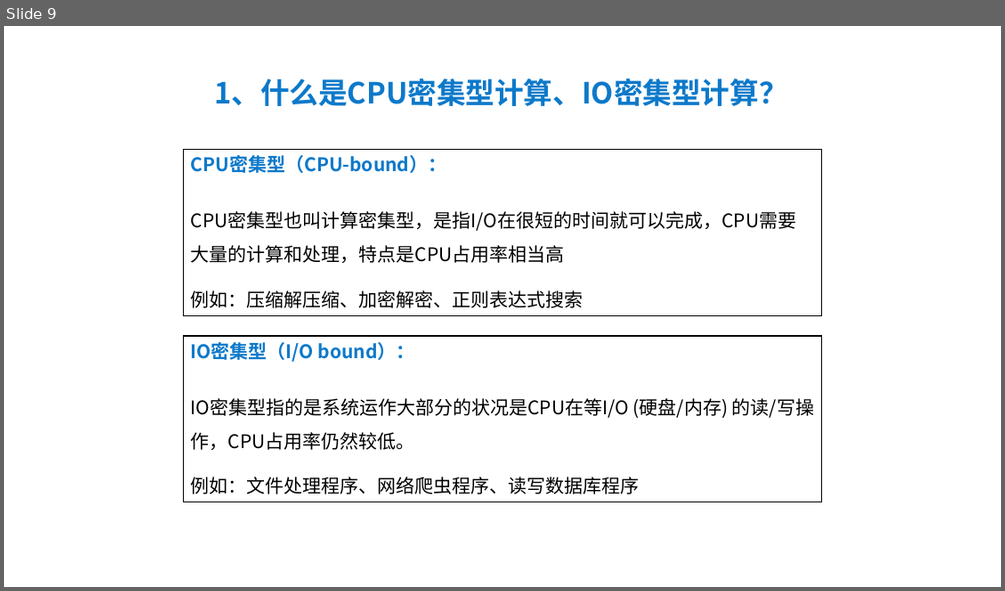
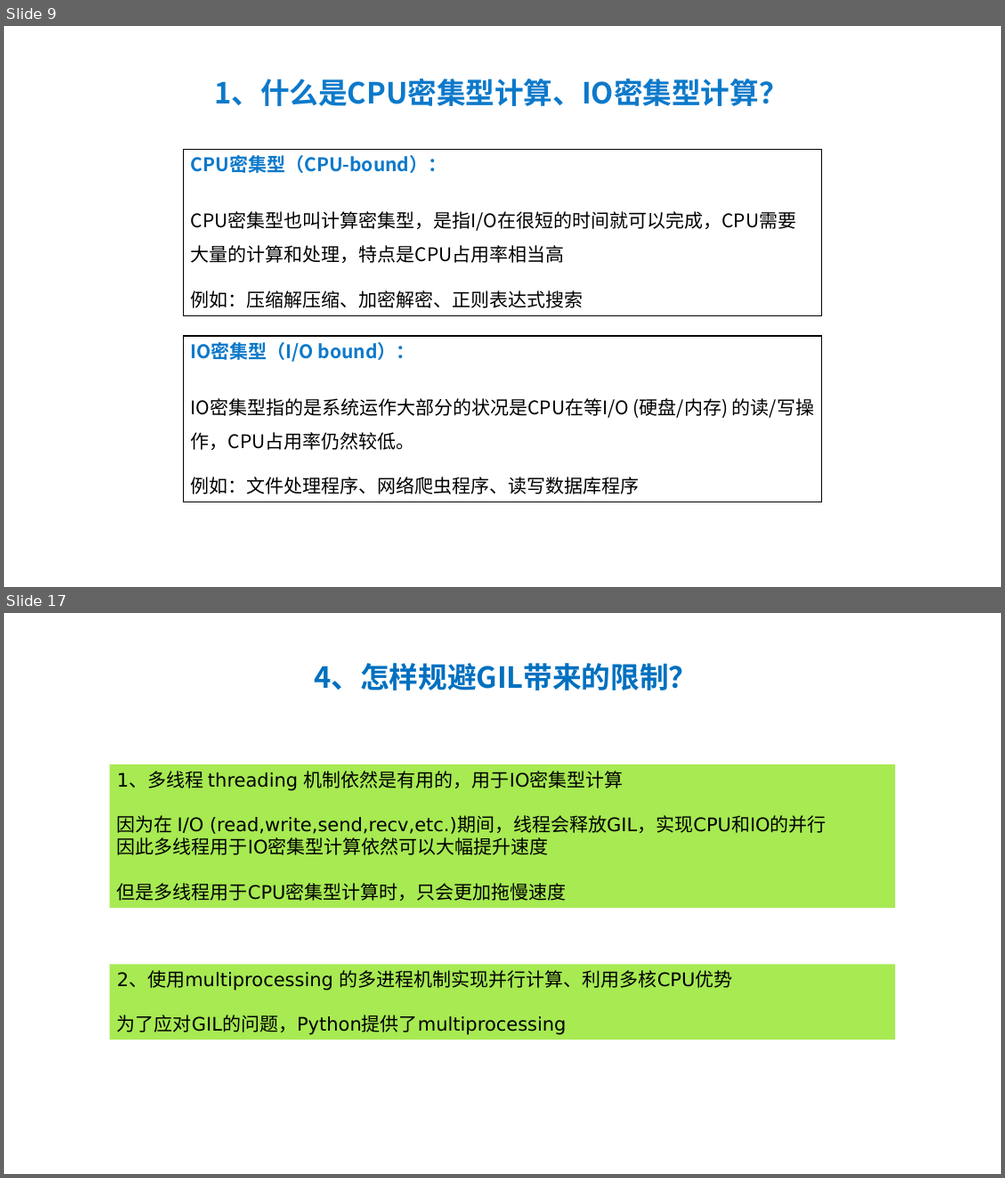
Before and after one commit to peiss/ant-learn-python-concurrent, a slide deck: Python并发编程简介.pptx. Shown one above the other, each under a label of ours: slide 9 before the commit, slides 9 and 17 after it; the slides between them are not shown. The pictures are 1005x591 and 1005x1178 pixels, drawn with LibreOffice and Linux fonts; fonts in the diff are those of the drawing. Boxes give left, top, right and bottom in pixels: in the first picture for what was removed or moved away, otherwise in the second. Text is boxed around its words. In the diff, an @@ line names an element or a change of style, - is before the commit and + after.

```diff
--- a/Python并发编程简介.pptx
+++ b/Python并发编程简介.pptx
@@ slide 17 added at bbox=[4, 613, 1001, 1174], background #FFFFFF @@
@@ text added at bbox=[314, 663, 697, 690], 28 pt, text #0070C0, bold @@
+4、怎样规避GIL带来的限制？
@@ rectangle added at bbox=[109, 765, 896, 908], fill #A7EA52, 18 pt, text #000000 @@
+1、多线程 threading 机制依然是有用的，用于IO密集型计算
+因为在 I/O (read,write,send,recv,etc.)期间，线程会释放GIL，实现CPU和IO的并行
+因此多线程用于IO密集型计算依然可以大幅提升速度
+但是多线程用于CPU密集型计算时，只会更加拖慢速度
@@ rectangle added at bbox=[109, 965, 896, 1040], fill #A7EA52, 18 pt, text #000000 @@
+2、使用multiprocessing 的多进程机制实现并行计算、利用多核CPU优势
+为了应对GIL的问题，Python提供了multiprocessing
```
Also in this commit, not shown: 2 slides changed, 5 other slides added.
